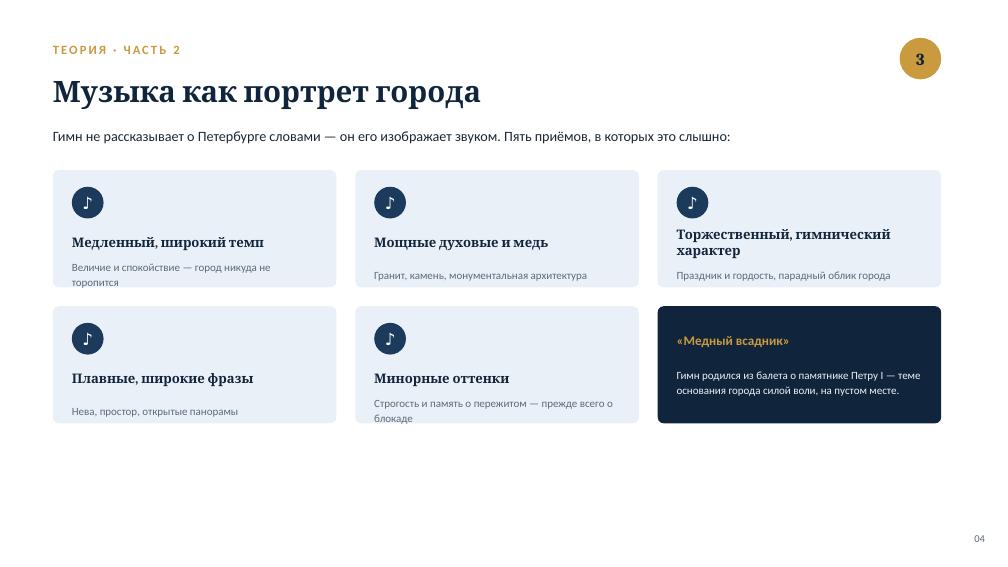
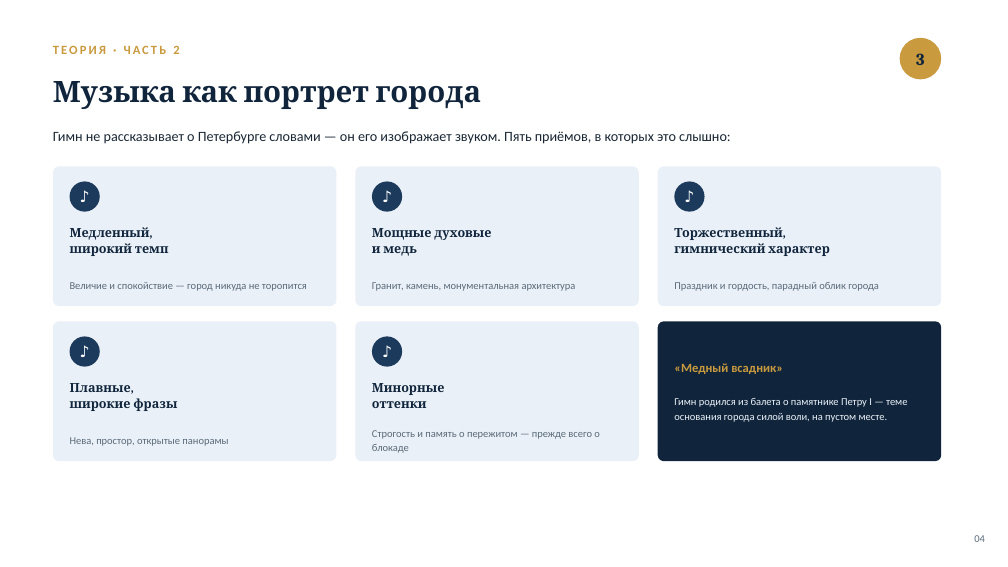
Before and after one commit to zxcozonofficial-dev/fluxtrap, a slide deck: slide 4 of Гимн_Санкт-Петербурга_презентация.pptx. Drawn at 1008x567 pixels with LibreOffice and Linux fonts; fonts in the diff are those of the drawing. Boxes give left, top, right and bottom in pixels: in the first picture for what was removed or moved away, otherwise in the second. Text is boxed around its words. In the diff, an @@ line names an element or a change of style, - is before the commit and + after.

```diff
--- a/Гимн_Санкт-Петербурга_презентация.pptx
+++ b/Гимн_Санкт-Петербурга_презентация.pptx
@@ rounded rectangle: place and size @@
-rounded rectangle at <box>53,170,337,287</box>
+rounded rectangle at <box>53,166,337,306</box>
@@ rounded rectangle: place and size @@
-rounded rectangle at <box>355,170,639,287</box>
+rounded rectangle at <box>355,166,639,306</box>
@@ rounded rectangle: place and size @@
-rounded rectangle at <box>658,170,941,287</box>
+rounded rectangle at <box>658,166,941,306</box>
@@ 3 ellipses: place and size @@
-3 ellipses at <box>72,187,709,219</box>
+3 ellipses at <box>70,181,705,212</box>
@@ text at <box>70,227,169,256</box>: text changed; size 12.5 to 12 pt @@
-Медленный, широкий темп
+Медленный,
+широкий темп
@@ text at <box>372,228,491,256</box>: text changed; size 12.5 to 12 pt @@
-Мощные духовые и медь
+Мощные духовые
+и медь
@@ text at <box>674,227,830,256</box>: text changed; size 12.5 to 12 pt @@
-Торжественный, гимнический характер
+Торжественный,
+гимнический характер
@@ text "Величие и спокойствие — город ...": place and size @@
-text "Величие и спокойствие — город ..." at <box>72,263,270,288</box>
+text "Величие и спокойствие — город ..." at <box>70,282,307,291</box>
@@ text "Гранит, камень, монументальная архитектура": place and size @@
-text "Гранит, камень, монументальная архитектура" at <box>374,272,587,281</box>
+text "Гранит, камень, монументальная архитектура" at <box>372,282,576,291</box>
@@ text "Праздник и гордость, парадный облик ...": place and size @@
-text "Праздник и гордость, парадный облик ..." at <box>677,271,891,281</box>
+text "Праздник и гордость, парадный облик ..." at <box>674,282,879,291</box>
@@ rounded rectangle: place and size @@
-rounded rectangle at <box>53,306,337,423</box>
+rounded rectangle at <box>53,321,337,461</box>
@@ rounded rectangle: place and size @@
-rounded rectangle at <box>355,306,639,423</box>
+rounded rectangle at <box>355,321,639,461</box>
@@ proportions changed in 6 elements at <box>53,166,337,306</box>, <box>355,166,639,306</box>, <box>658,166,941,306</box>, <box>53,321,337,461</box>, <box>355,321,639,461</box>, <box>658,321,941,461</box> @@
@@ rounded rectangle: place and size @@
-rounded rectangle at <box>658,306,941,423</box>
+rounded rectangle at <box>658,321,941,461</box>
@@ size 16 to 15 pt in 5 elements at <box>70,181,100,212</box>, <box>372,181,402,212</box>, <box>675,181,705,212</box>, <box>70,337,100,367</box>, <box>372,337,402,367</box> @@
@@ 2 ellipses, 2 texts: place and size @@
-2 ellipses, 2 texts at <box>72,323,406,355</box>
+2 ellipses, 2 texts at <box>70,337,402,367</box>
@@ text "«Медный всадник»": place and size @@
-text "«Медный всадник»" at <box>677,336,920,396</box>
+text "«Медный всадник»" at <box>674,363,907,422</box>
@@ text "«Медный всадник»" at <box>674,363,907,422</box>: size 12.5 to 12 pt in "«Медный всадник»"; size 10.5 to 10 pt in "Гимн родился из балета о памятнике Петру ..."; line spacing 1.15 to 1.2 @@
@@ text at <box>70,383,177,411</box>: text changed; size 12.5 to 12 pt @@
-Плавные, широкие фразы
+Плавные,
+широкие фразы
@@ text at <box>372,383,445,408</box>: text changed; size 12.5 to 12 pt @@
-Минорные оттенки
+Минорные
+оттенки
@@ text "Нева, простор, открытые панорамы": place and size @@
-text "Нева, простор, открытые панорамы" at <box>72,408,238,417</box>
+text "Нева, простор, открытые панорамы" at <box>70,437,228,446</box>
@@ size 10.5 to 10 pt; line spacing 1.1 to 1.15 in 5 elements at <box>70,282,307,291</box>, <box>674,282,879,291</box>, <box>372,282,576,291</box>, <box>70,437,228,446</box>, <box>372,430,600,453</box> @@
@@ text "Строгость и память о пережитом ...": place and size @@
-text "Строгость и память о пережитом ..." at <box>374,400,613,424</box>
+text "Строгость и память о пережитом ..." at <box>372,430,600,453</box>
```
Also in this commit, not shown: 1 other file.
